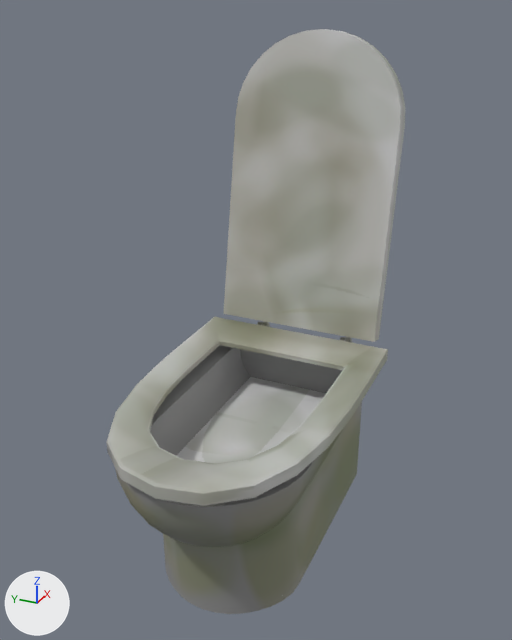
What one commit did to the OBJ model OpenGLApp/OpenGLApp/assets/models/wc/Gabinetto.obj.
Camera for both pictures: a camera (50 mm lens) standing at (-2.38, -1.37, 2.53) and looking at (0.64, -0.01, 1.02). Every picture has the same lights, and +X, +Y and +Z are marked at lower left. Where no turn or scale is listed for an object, it has been applied to the vertices.

Objects in the first picture: 'WC'.
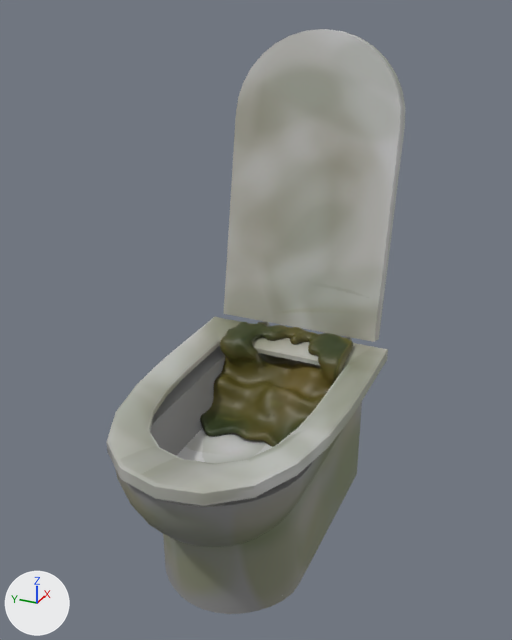
Boxes [x1, y1, x2, y2] around the edits, measured in the pictures (512 x 640 px):
'Dirty', added (brown)
    after: [200, 322, 353, 447]

Diff of the bpy script that builds the scene:
```diff
--- a/OpenGLApp/OpenGLApp/assets/models/wc/Gabinetto.obj.py
+++ b/OpenGLApp/OpenGLApp/assets/models/wc/Gabinetto.obj.py
@@ img_dirty_texture_png @@
+img_dirty_texture_png = load_image('dirty_texture.png', 'dirty_texture.png', 1024, 1024, 'sRGB')
@@ mat_dirty @@
+mat_dirty = principled_material('Dirty')
+mat_dirty.texture = img_dirty_texture_png
@@ me_dirty @@
+me_dirty.from_pydata(...)  # 3676 vertices, 7351 faces; spans x 0.493..1.262, y -0.386..0.368, z 0.308..0.743
+me_dirty.materials.append(mat_dirty)  # picture img_dirty_texture_png
@@ ob_dirty @@
+ob_dirty = bpy.data.objects.new('Dirty', me_dirty)
+ob_dirty.location = (0.0, 0.0, 0.0)
```
